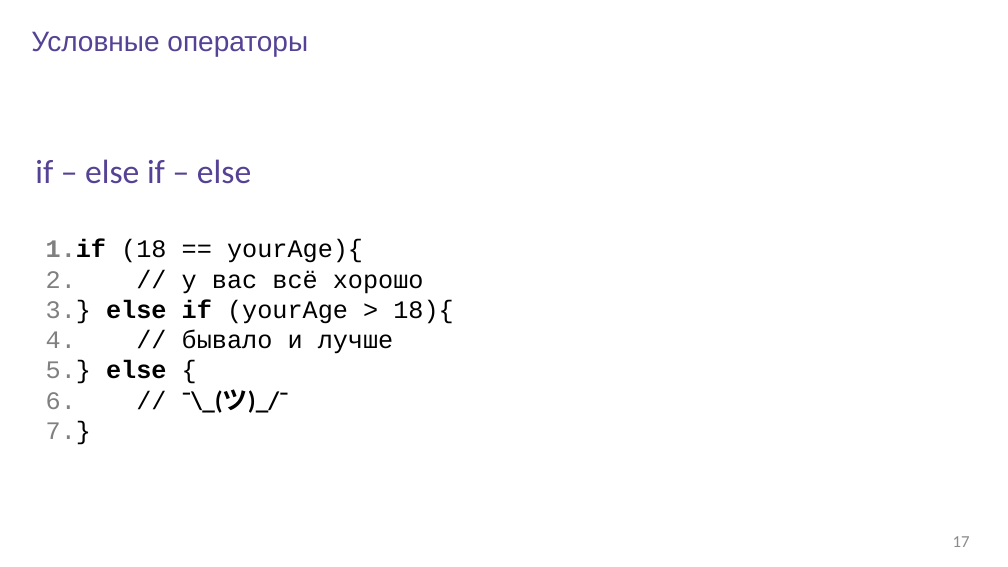
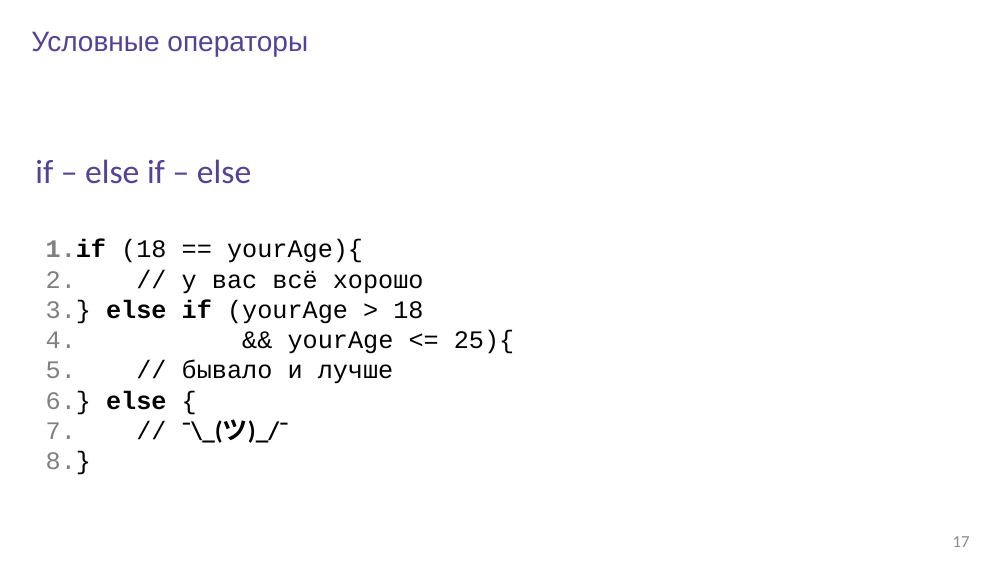
Before and after one commit to rybalkinsd/atom, a slide deck: slide 17 of lecture1/presentation/lecture01.pptx. Drawn at 1008x567 pixels with LibreOffice and Linux fonts; fonts in the diff are those of the drawing; background and template pictures are left out. Boxes give left, top, right and bottom in pixels: in the first picture for what was removed or moved away, otherwise in the second. Text is boxed around its words. In the diff, an @@ line names an element or a change of style, - is before the commit and + after.

```diff
--- a/lecture1/presentation/lecture01.pptx
+++ b/lecture1/presentation/lecture01.pptx
@@ text at bbox=[106, 299, 514, 354]: text changed @@
-3. } else if (yourAge > 18){
+3. } else if (yourAge > 18
+4. && yourAge <= 25){
@@ text at bbox=[182, 419, 289, 443]: font Calibri to Courier New in "¯\_(ツ)_/¯" @@
```
Also in this commit, not shown: 13 other slides changed, 1 other file.
